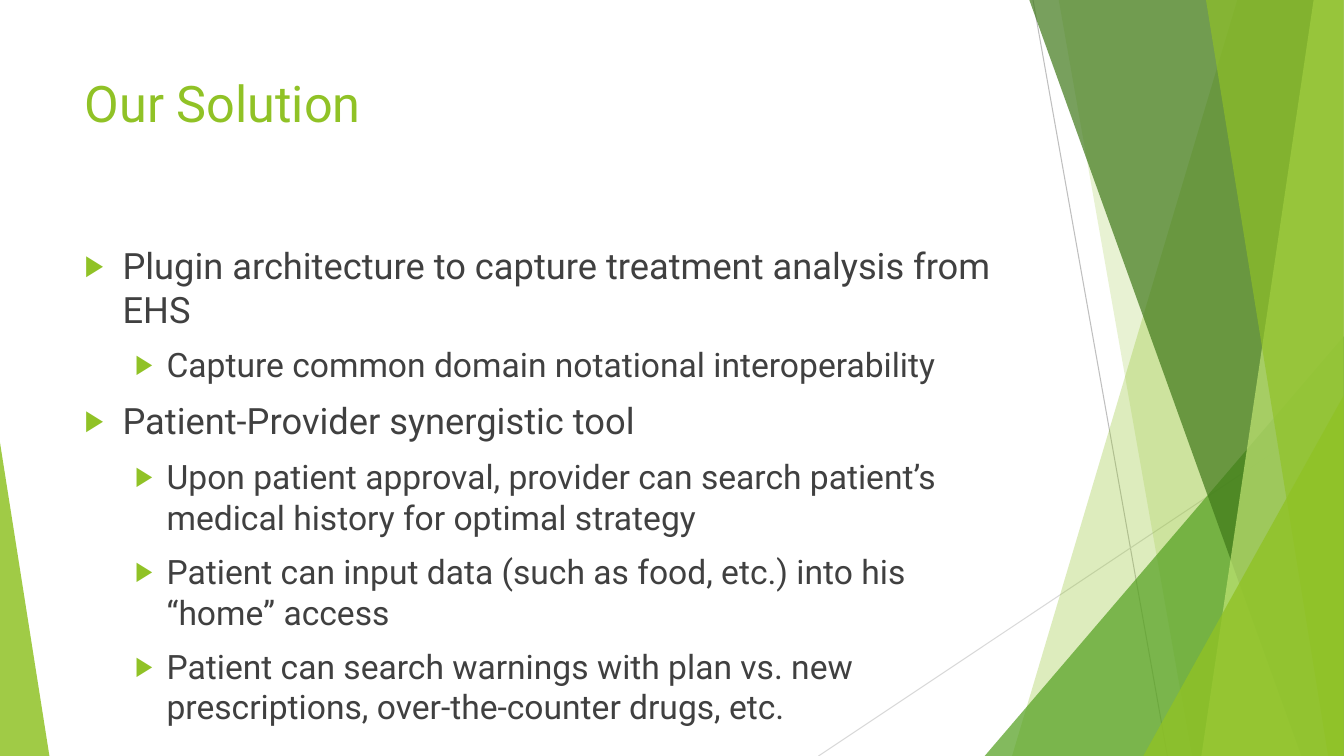
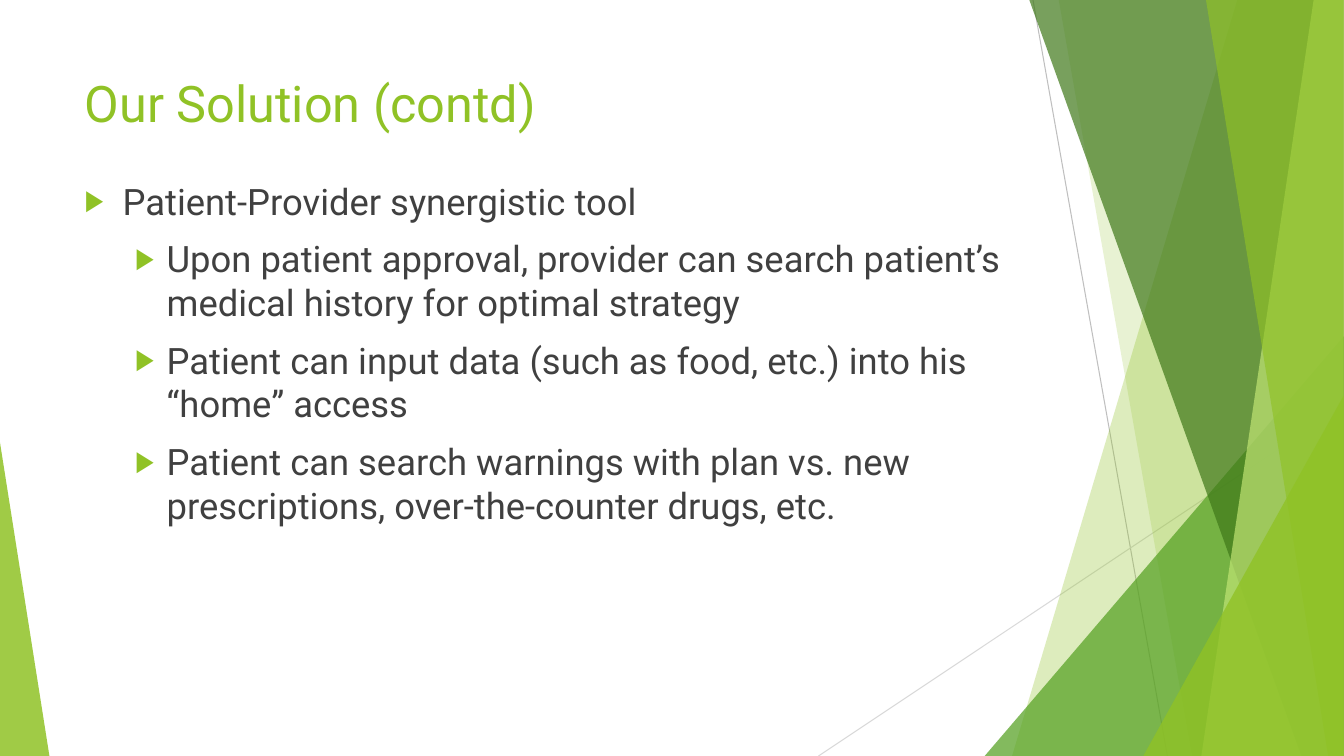
Before and after one commit to EhrgoHealth/CS6440, a slide deck: slide 8 of Topic.Presentation.pptx (slide 7 before the commit). Drawn at 1344x756 pixels with LibreOffice and Linux fonts; fonts in the diff are those of the drawing. Boxes give left, top, right and bottom in pixels: in the first picture for what was removed or moved away, otherwise in the second. Text is boxed around its words. In the diff, an @@ line names an element or a change of style, - is before the commit and + after.

Commit message:
split slide 7/added Patient Portal info

```diff
--- a/Topic.Presentation.pptx
+++ b/Topic.Presentation.pptx
@@ title at [85,82,536,134]: text changed @@
-Our Solution
+Our Solution (contd)
@@ text "Patient-Provider synergistic tool": place and size @@
-text "Patient-Provider synergistic tool" at [123,251,990,726]
+text "Patient-Provider synergistic tool" at [123,187,1000,527]
@@ text "Patient-Provider synergistic tool" at [123,187,1000,527]: size 25.9 to 26 pt in "Patient-Provider synergistic tool"; size 24.1 to 26 pt in "Upon patient approval, provider can search patient’s ...", "Patient can input data (such as food, ...", "Patient can search warnings with plan vs. ..." @@
@@ text at [123,251,990,384]: paragraphs removed @@
-▶ Plugin architecture to capture treatment analysis from EHS
-  ▶ Capture common domain notational interoperability
```
Also in this commit, not shown: 1 other slide changed, 1 slide added.
